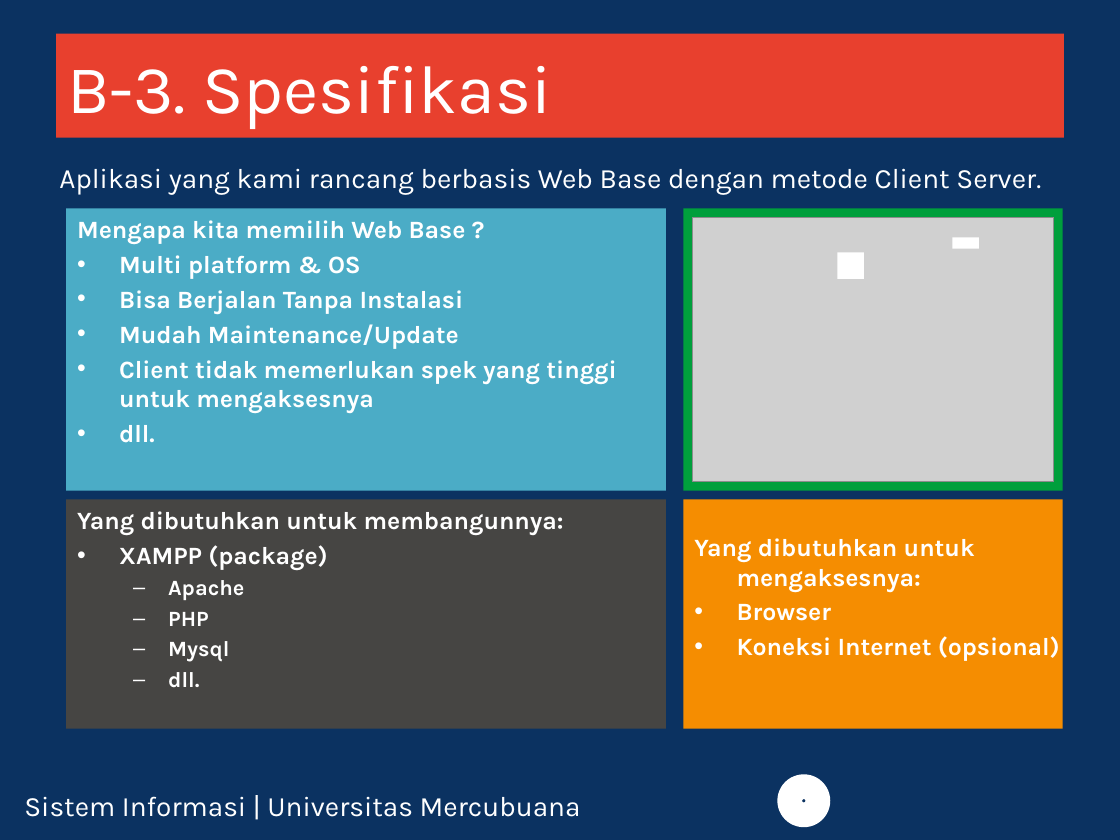
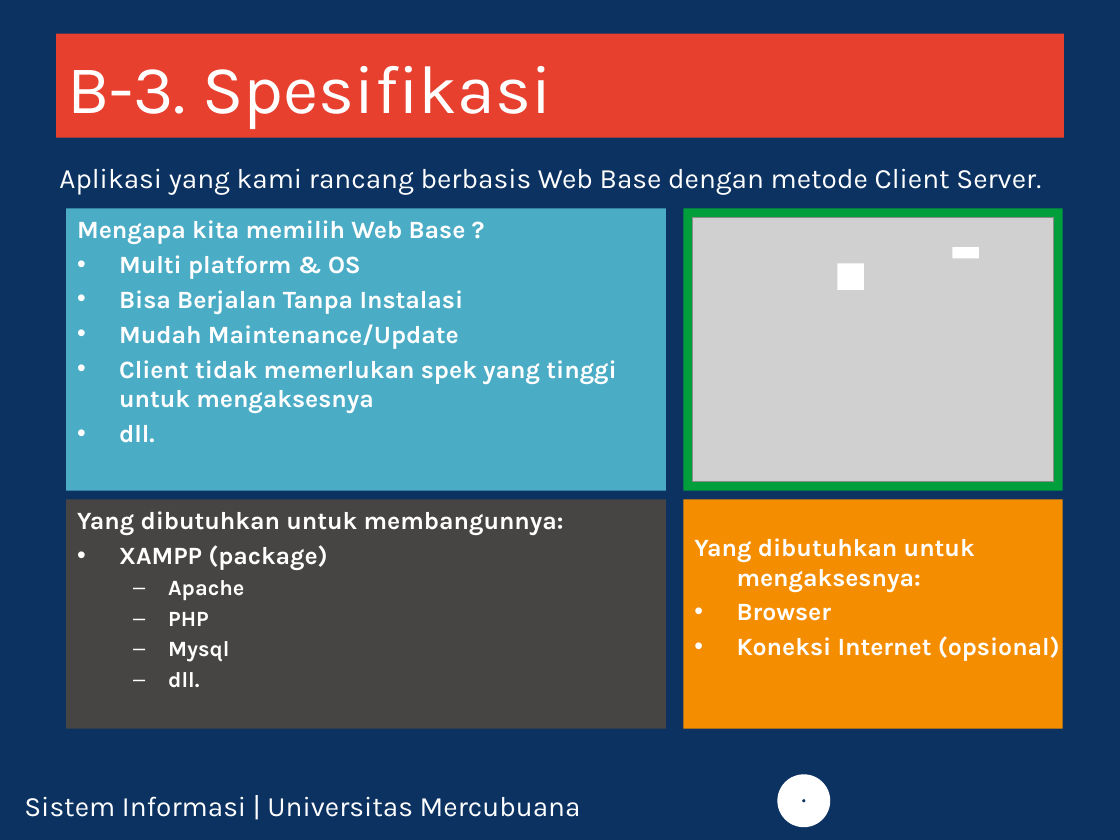
Before and after one commit to feldy/pgn, a slide deck: slide 25 of doc/ppt_new/final-ppt.pptx. Drawn at 1120x840 pixels with LibreOffice and Linux fonts; fonts in the diff are those of the drawing; grey boxes stand for pictures; background and template pictures are left out. Boxes give left, top, right and bottom in pixels: in the first picture for what was removed or moved away, otherwise in the second. Text is boxed around its words. In the diff, an @@ line names an element or a change of style, - is before the commit and + after.

```diff
--- a/doc/ppt_new/final-ppt.pptx
+++ b/doc/ppt_new/final-ppt.pptx
@@ rectangle: place and size @@
-rectangle at [838,252,865,279]
+rectangle at [838,263,865,290]
@@ rectangle: place and size @@
-rectangle at [952,237,979,249]
+rectangle at [952,248,979,259]
```
Also in this commit, not shown: 1 other slide changed, 11 slides added, 3 other files.
